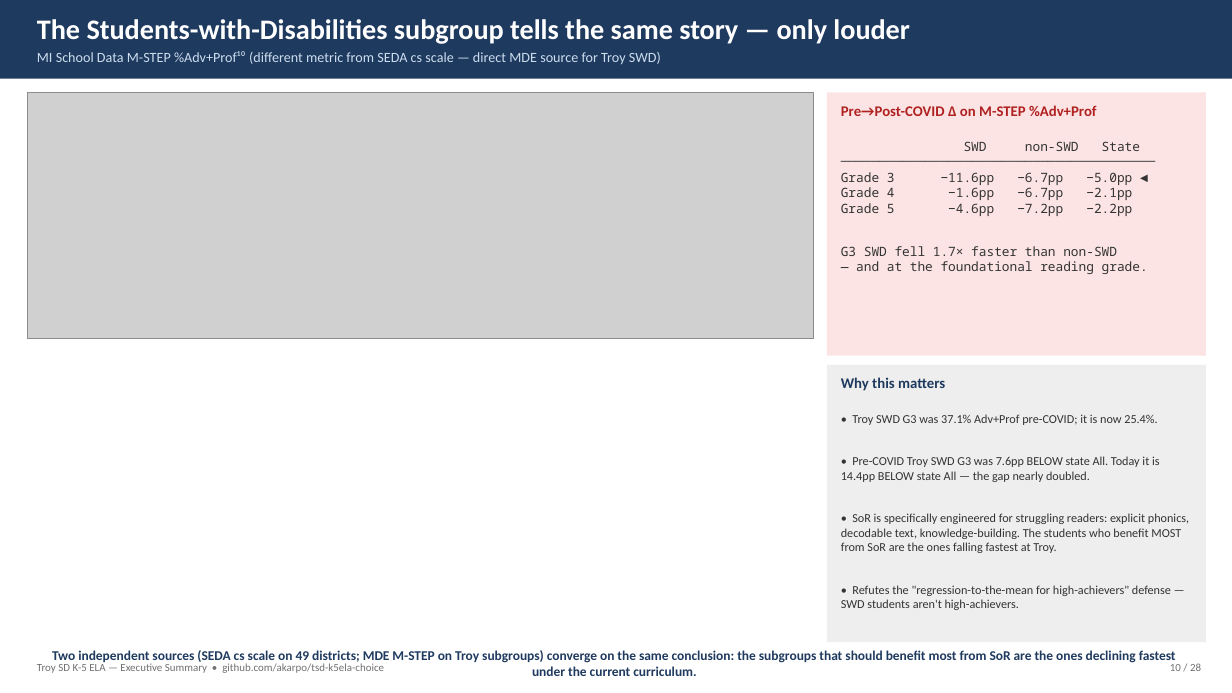
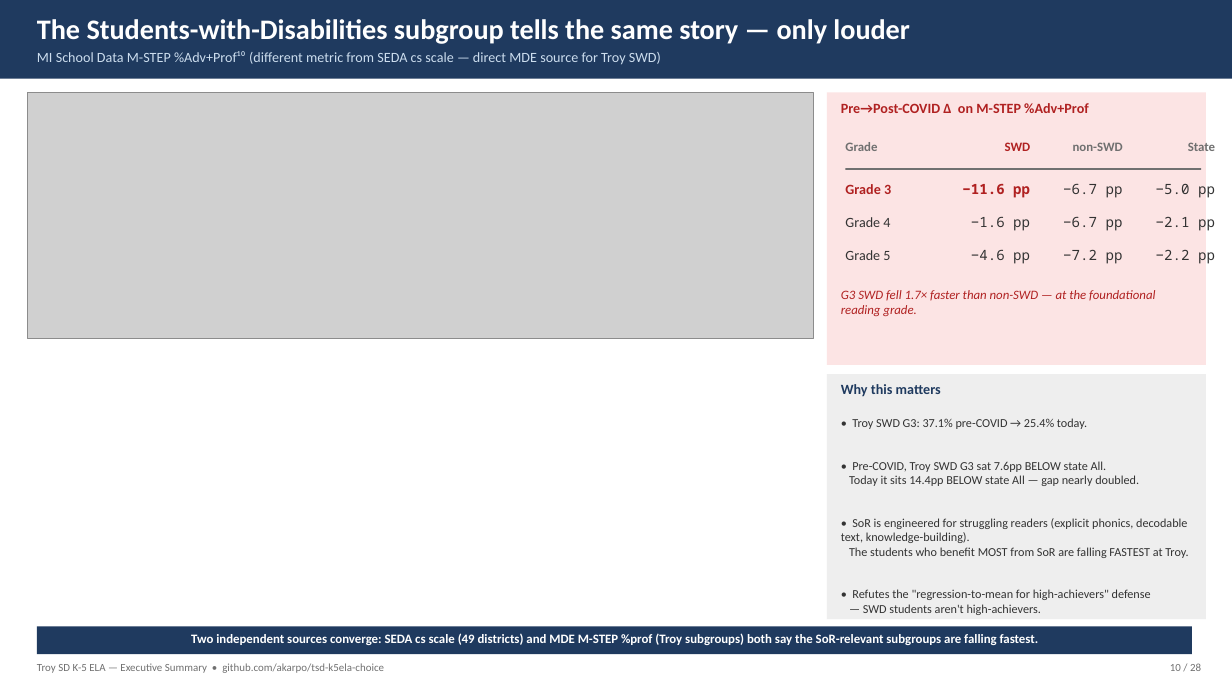
Before and after one commit to akarpo/tsd-k5ela-choice, a slide deck: slide 10 of deck/Troy_K5_ELA_Executive_Summary.pptx. Drawn at 1232x693 pixels with LibreOffice and Linux fonts; fonts in the diff are those of the drawing; grey boxes stand for pictures. Boxes give left, top, right and bottom in pixels: in the first picture for what was removed or moved away, otherwise in the second. Text is boxed around its words. In the diff, an @@ line names an element or a change of style, - is before the commit and + after.

```diff
--- a/deck/Troy_K5_ELA_Executive_Summary.pptx
+++ b/deck/Troy_K5_ELA_Executive_Summary.pptx
@@ rectangle: place and size @@
-rectangle at <box>827,92,1206,356</box>
+rectangle at <box>827,92,1206,365</box>
@@ text "Pre→Post-COVID Δ on M-STEP %Adv+Prof" at <box>841,103,1089,113</box>: size 11.5 to 11 pt @@
@@ text added at <box>845,142,877,151</box>, 10 pt, text #707070, bold @@
+Grade
@@ text added at <box>1005,142,1031,151</box>, 10 pt, text #B02121, bold @@
+SWD
@@ text added at <box>1073,142,1123,151</box>, 10 pt, text #707070, bold @@
+non-SWD
@@ text added at <box>1188,142,1215,151</box>, 10 pt, text #707070, bold @@
+State
@@ rectangle added at <box>846,168,1202,170</box>, fill #707070 @@
@@ text added at <box>845,184,891,194</box>, 11 pt, text #B02121, bold @@
+Grade 3
@@ text added at <box>962,184,1030,198</box>, 11 pt, text #B02121, bold @@
+−11.6 pp
@@ text added at <box>1063,184,1123,198</box>, 11 pt, text #333333 @@
+−6.7 pp
@@ text added at <box>1156,184,1215,198</box>, 11 pt, text #333333 @@
+−5.0 pp
@@ text added at <box>845,217,890,227</box>, 11 pt, text #333333 @@
+Grade 4
@@ text added at <box>971,217,1030,231</box>, 11 pt, text #333333 @@
+−1.6 pp
@@ text added at <box>1063,217,1123,231</box>, 11 pt, text #333333 @@
+−6.7 pp
@@ text added at <box>1156,217,1215,231</box>, 11 pt, text #333333 @@
+−2.1 pp
@@ text added at <box>845,250,890,260</box>, 11 pt, text #333333 @@
+Grade 5
@@ text added at <box>971,250,1030,264</box>, 11 pt, text #333333 @@
+−4.6 pp
@@ text added at <box>1063,250,1123,264</box>, 11 pt, text #333333 @@
+−7.2 pp
@@ text added at <box>1156,250,1215,264</box>, 11 pt, text #333333 @@
+−2.2 pp
@@ text at <box>841,290,1155,316</box>: text changed; font Noto Sans Mono to Calibri; text colour #333333 to #B02121; italic on @@
-SWD non-SWD State
-─────────────────────────────────────────
-Grade 3 −11.6pp −6.7pp −5.0pp ◄
-Grade 4 −1.6pp −6.7pp −2.1pp
-Grade 5 −4.6pp −7.2pp −2.2pp
-G3 SWD fell 1.7× faster than non-SWD
-— and at the foundational reading grade.
+G3 SWD fell 1.7× faster than non-SWD — at the foundational reading grade.
@@ rectangle: place and size @@
-rectangle at <box>827,365,1206,642</box>
+rectangle at <box>827,374,1206,619</box>
@@ text "Why this matters": place and size @@
-text "Why this matters" at <box>841,377,945,391</box>
+text "Why this matters" at <box>841,384,941,396</box>
@@ text "Why this matters" at <box>841,384,941,396</box>: size 11.5 to 11 pt @@
@@ text at <box>841,418,1188,615</box>: text changed @@
-• Troy SWD G3 was 37.1% Adv+Prof pre-COVID; it is now 25.4%.
-• Pre-COVID Troy SWD G3 was 7.6pp BELOW state All. Today it is 14.4pp BELOW state All — the gap nearly doubled.
-• SoR is specifically engineered for struggling readers: explicit phonics, decodable text, knowledge-building. The students who benefit MOST from SoR are the ones falling fastest at Troy.
-• Refutes the "regression-to-the-mean for high-achievers" defense — SWD students aren't high-achievers.
+• Troy SWD G3: 37.1% pre-COVID → 25.4% today.
+• Pre-COVID, Troy SWD G3 sat 7.6pp BELOW state All.
+Today it sits 14.4pp BELOW state All — gap nearly doubled.
+• SoR is engineered for struggling readers (explicit phonics, decodable text, knowledge-building).
+The students who benefit MOST from SoR are falling FASTEST at Troy.
+• Refutes the "regression-to-mean for high-achievers" defense
+— SWD students aren't high-achievers.
@@ rectangle added at <box>37,627,1192,654</box>, fill #1F3A5F @@
@@ text at <box>191,633,1039,645</box>: text changed; size 10.5 to 10 pt; text colour #1F3A5F to #FFFFFF @@
-Two independent sources (SEDA cs scale on 49 districts; MDE M-STEP on Troy subgroups) converge on the same conclusion: the subgroups that should benefit most from SoR are the ones declining fastest under the current curriculum.
+Two independent sources converge: SEDA cs scale (49 districts) and MDE M-STEP %prof (Troy subgroups) both say the SoR-relevant subgroups are falling fastest.
```
Also in this commit, not shown: 4 other slides changed, 41 other files.
